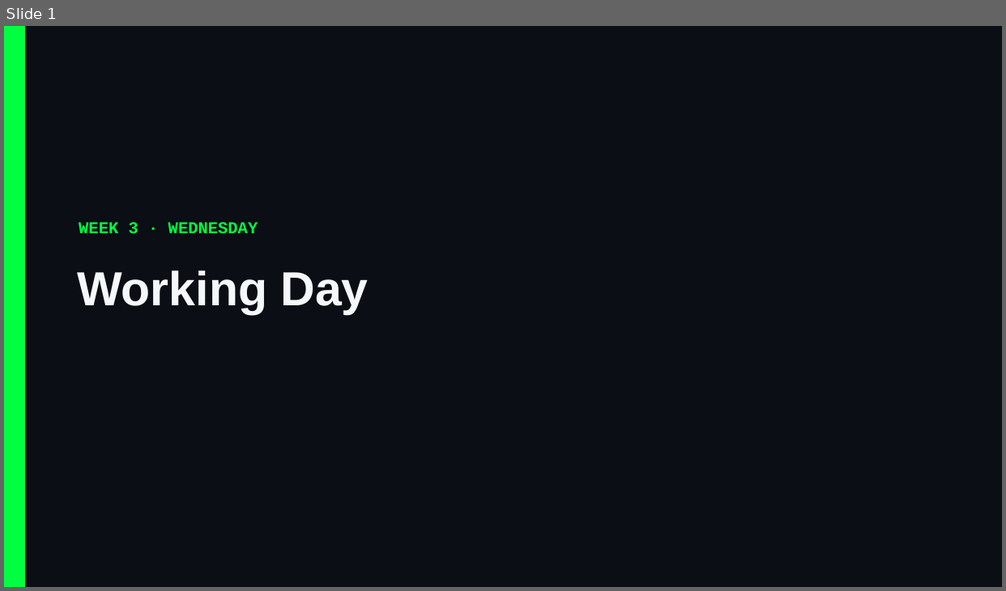
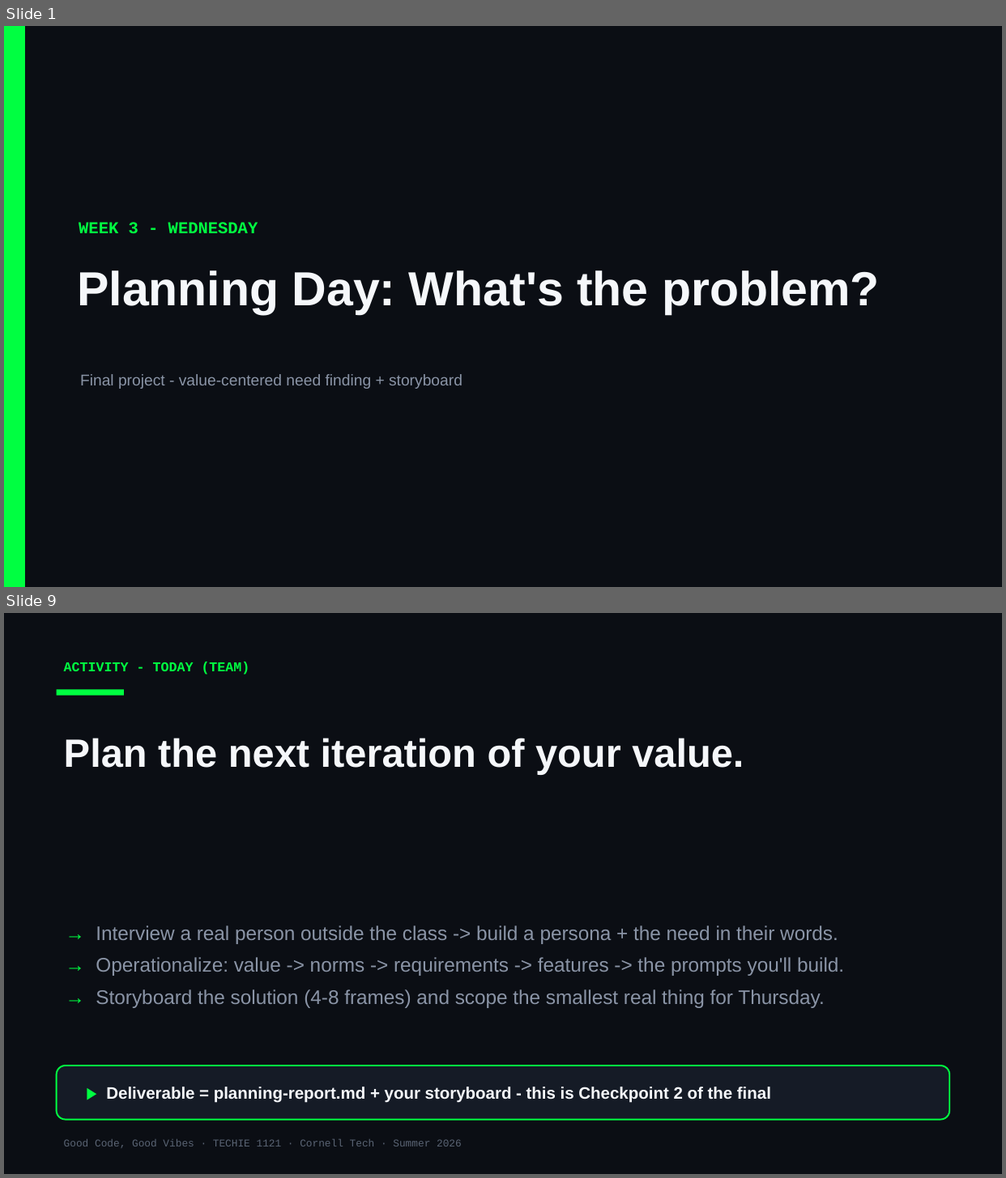
Before and after one commit to Cornell-Tech-Vibe-Coding-Summer-2026/website, a slide deck: slides/Week3-Wed-Working-Day.pptx. Shown one above the other, each under a label of ours: slide 1 before the commit, slides 1 and 9 after it; the slides between them are not shown. The pictures are 1006x591 and 1006x1178 pixels, drawn with LibreOffice and Linux fonts; fonts in the diff are those of the drawing. Boxes give left, top, right and bottom in pixels: in the first picture for what was removed or moved away, otherwise in the second. Text is boxed around its words. In the diff, an @@ line names an element or a change of style, - is before the commit and + after.

```diff
--- a/slides/Week3-Wed-Working-Day.pptx
+++ b/slides/Week3-Wed-Working-Day.pptx
@@ slide 9 added at bbox=[4, 613, 1002, 1174], background #0B0E14 @@
@@ text added at bbox=[64, 662, 250, 675], 13 pt, text #00FF41, bold @@
+ACTIVITY - TODAY (TEAM)
@@ rectangle added at bbox=[57, 689, 124, 696], fill #00FF41 @@
@@ text added at bbox=[64, 738, 744, 774], 38 pt, text #F5F7FA, bold @@
+Plan the next iteration of your value.
@@ text added at bbox=[96, 926, 844, 1008], 19 pt, text #8A94A6 @@
+→ Interview a real person outside the class -> build a persona + the need in their words.
+→ Operationalize: value -> norms -> requirements -> features -> the prompts you'll build.
+→ Storyboard the solution (4-8 frames) and scope the smallest real thing for Thursday.
@@ rounded rectangle added at bbox=[57, 1066, 949, 1120], fill #151B26, outline #00FF41 1.5 pt @@
@@ text added at bbox=[106, 1087, 771, 1103], 16 pt, text #F5F7FA, bold @@
+▶ Deliverable = planning-report.md + your storyboard - this is Checkpoint 2 of the final
@@ text added at bbox=[64, 1139, 462, 1148], 10 pt, text #5A6474 @@
+Good Code, Good Vibes · TECHIE 1121 · Cornell Tech · Summer 2026
@@ slide 1 changed as well @@
@@ text at bbox=[79, 222, 258, 234]: text changed @@
-WEEK 3 · WEDNESDAY
+WEEK 3 - WEDNESDAY
@@ text at bbox=[77, 271, 880, 314]: text changed @@
-Working Day
+Planning Day: What's the problem?
@@ text added at bbox=[80, 374, 462, 389], 15 pt, text #8A94A6 @@
+Final project - value-centered need finding + storyboard
```
Also in this commit, not shown: 8 other slides added, 1 slide removed, 5 other files.
